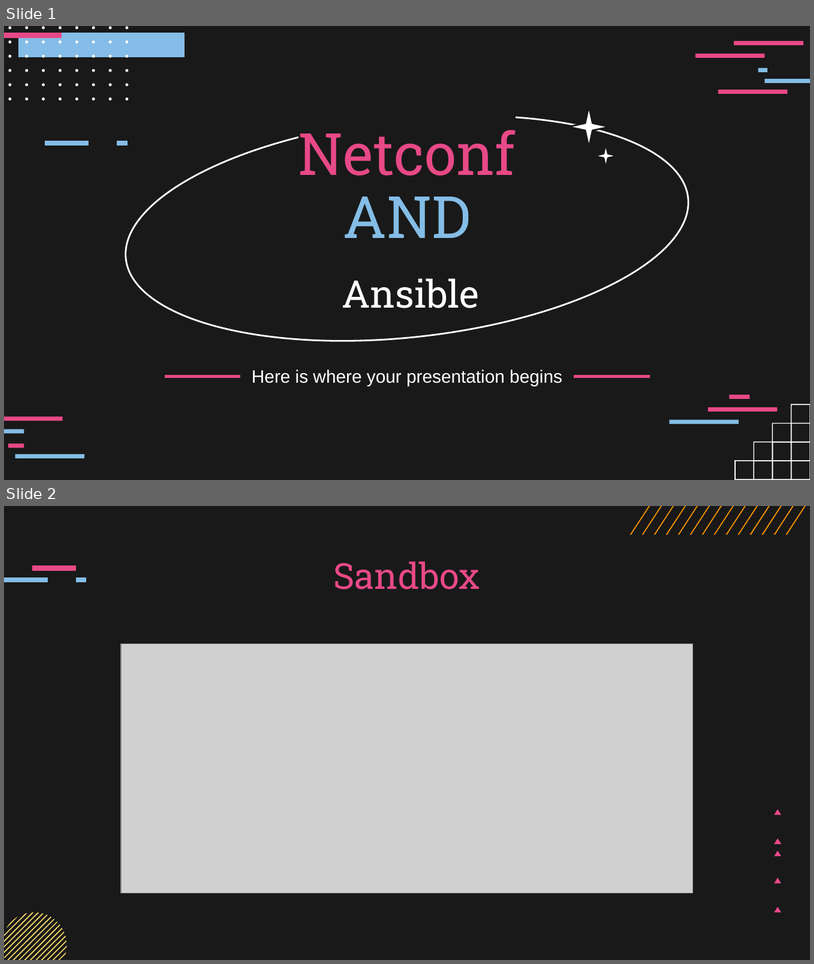
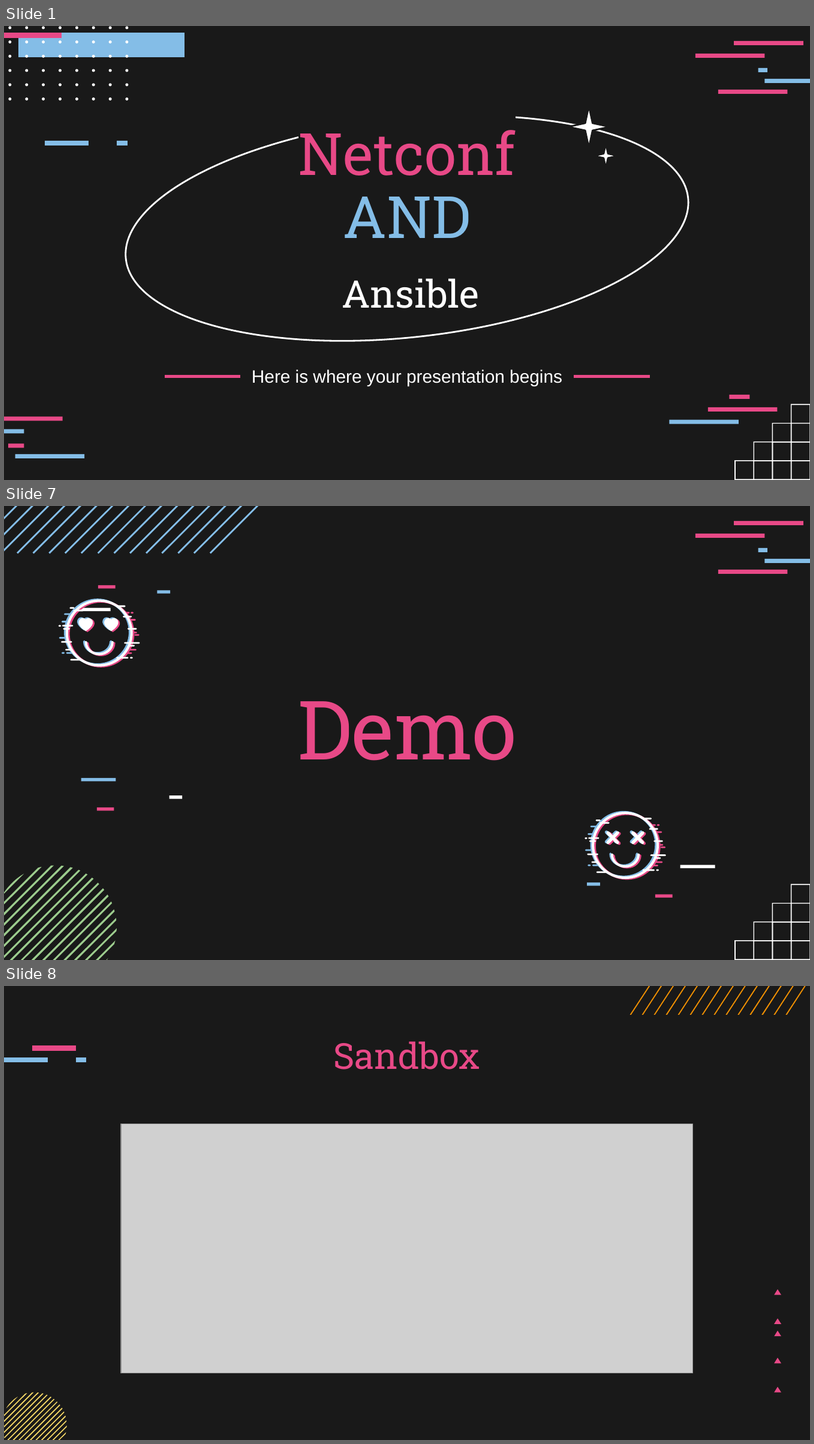
Before and after one commit to ichwanridwan01/Tugas_project, a slide deck: ichwanridwan_tugas_project.pptx. Shown one above the other, each under a label of ours: slides 1 and 2 before the commit, slides 1, 7 and 8 after it; the slides between them are not shown. The pictures are 814x964 and 814x1444 pixels, drawn with LibreOffice and Linux fonts; fonts in the diff are those of the drawing; grey boxes stand for pictures. Boxes give left, top, right and bottom in pixels: in the first picture for what was removed or moved away, otherwise in the second. Text is boxed around its words. In the diff, an @@ line names an element or a change of style, - is before the commit and + after.

```diff
--- a/ichwanridwan_tugas_project.pptx
+++ b/ichwanridwan_tugas_project.pptx
@@ slide 7 added at <box>4,506,810,960</box>, background #191919; not listed: 15 template elements that a slide beside it also shows @@
@@ group added at <box>4,506,275,611</box>: 16 freeform shapes, 3 rectangles @@
@@ group added at <box>58,599,140,667</box>: 36 freeform shapes @@
@@ title added at <box>297,701,516,760</box>, 73 pt, text #E84987 @@
+Demo
@@ rectangle added at <box>81,778,116,781</box>, fill #84BDE7 @@
@@ rectangle added at <box>97,807,114,810</box>, fill #E84987 @@
@@ rectangle added at <box>170,795,182,799</box>, fill #FFFFFF @@
@@ group added at <box>585,811,667,879</box>: 39 freeform shapes @@
@@ group added at <box>4,865,715,960</box>: 17 freeform shapes, 3 rectangles @@
@@ what was slide 2 is now slide 8 @@
```
Also in this commit, not shown: 5 other slides added.
